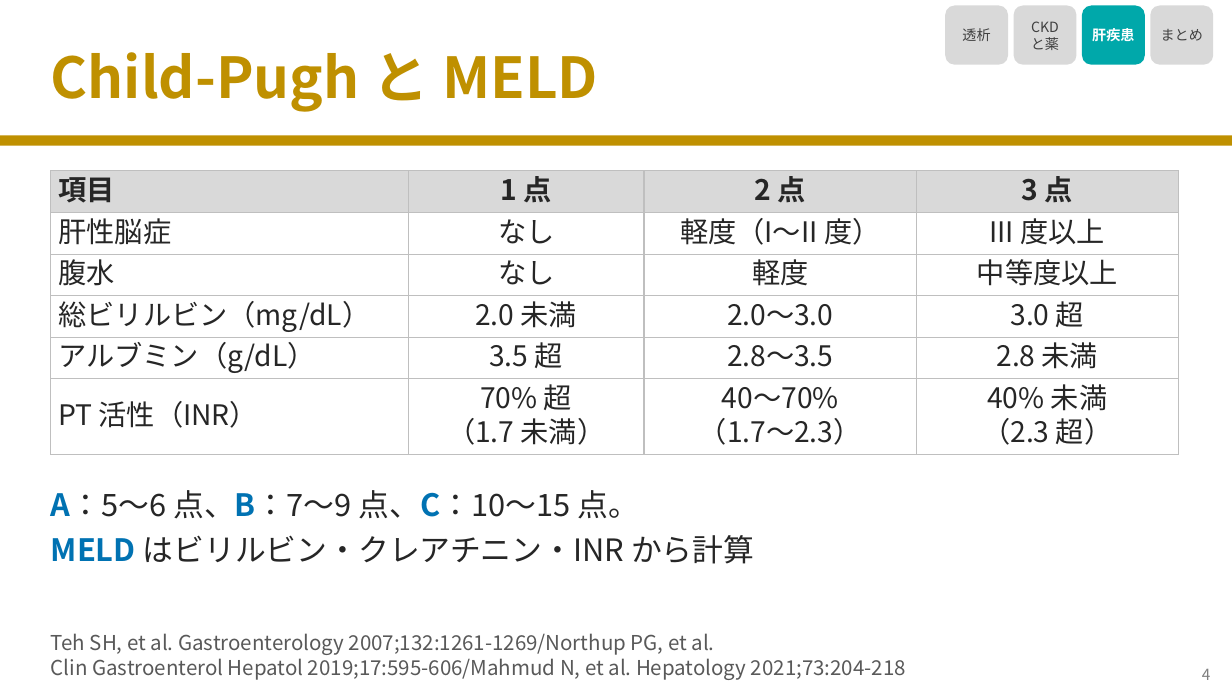
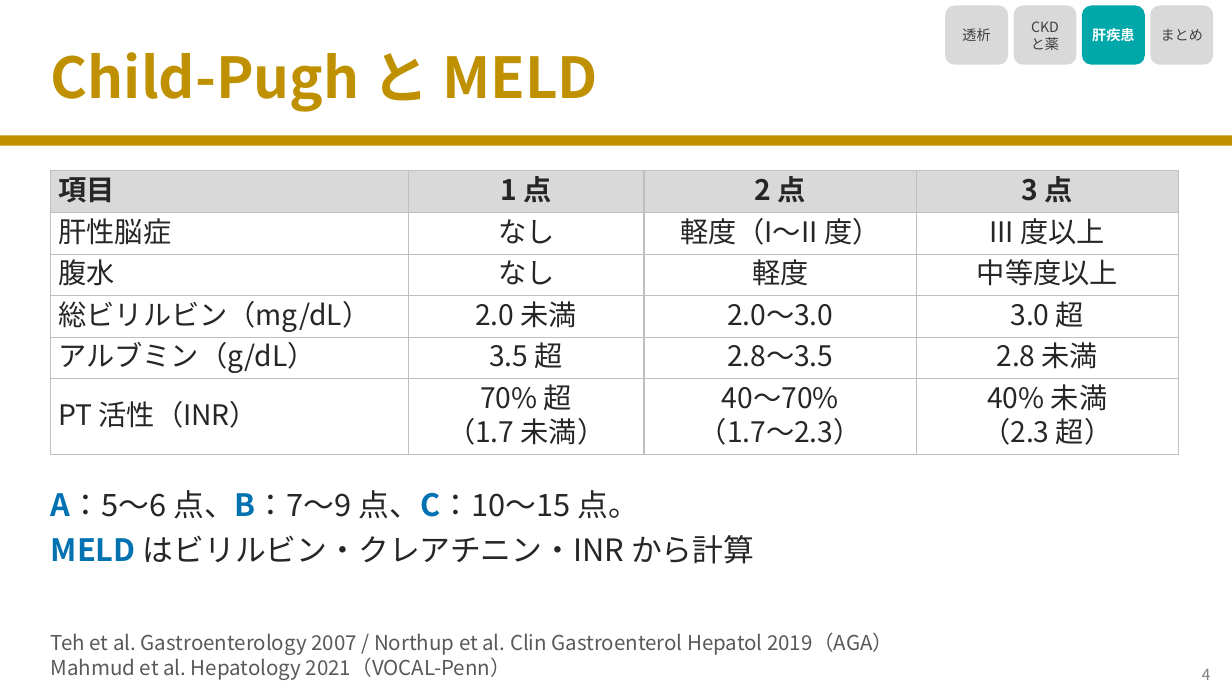
Before and after one commit to nobumitsu-3141/Anes-lecture, a slide deck: slide 5 of slides/4-10_renal_hepatic_assessment/4-10_renal_hepatic_assessment.pptx. Drawn at 1232x693 pixels with LibreOffice and Linux fonts; fonts in the diff are those of the drawing. Boxes give left, top, right and bottom in pixels: in the first picture for what was removed or moved away, otherwise in the second. Text is boxed around its words. In the diff, an @@ line names an element or a change of style, - is before the commit and + after.

```diff
--- a/slides/4-10_renal_hepatic_assessment/4-10_renal_hepatic_assessment.pptx
+++ b/slides/4-10_renal_hepatic_assessment/4-10_renal_hepatic_assessment.pptx
@@ text at <box>51,632,893,680</box>: text changed @@
-Teh SH, et al. Gastroenterology 2007;132:1261-1269/Northup PG, et al.
-Clin Gastroenterol Hepatol 2019;17:595-606/Mahmud N, et al. Hepatology 2021;73:204-218
+Teh et al. Gastroenterology 2007 / Northup et al. Clin Gastroenterol Hepatol 2019（AGA）
+Mahmud et al. Hepatology 2021（VOCAL-Penn）
```
Also in this commit, not shown: 5 other slides changed, 27 other files.
